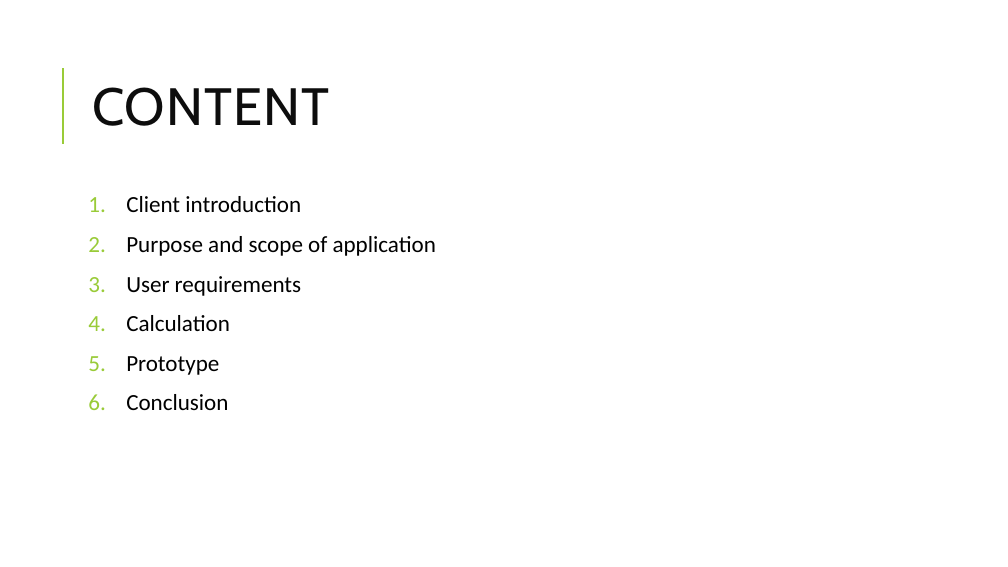
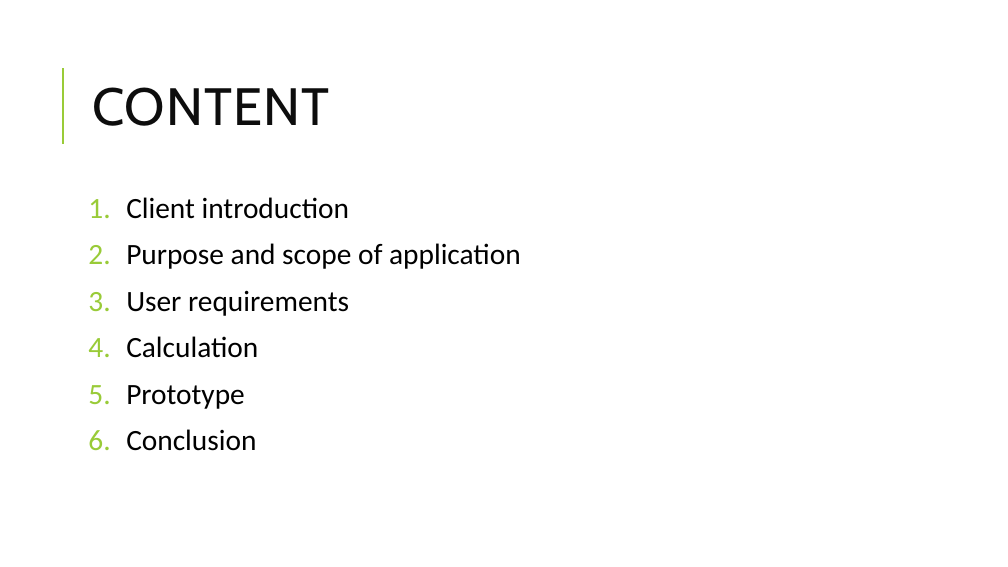
Before and after one commit to Satyavrath/rationbalancing, a slide deck: slide 2 of RationBalancing.pptx. Drawn at 1008x567 pixels with LibreOffice and Linux fonts; fonts in the diff are those of the drawing. Boxes give left, top, right and bottom in pixels: in the first picture for what was removed or moved away, otherwise in the second. Text is boxed around its words. In the diff, an @@ line names an element or a change of style, - is before the commit and + after.

```diff
--- a/RationBalancing.pptx
+++ b/RationBalancing.pptx
@@ text "Client introduction" at [126, 197, 521, 451]: size 22 to 28 pt @@
```
Also in this commit, not shown: 4 other slides changed.
